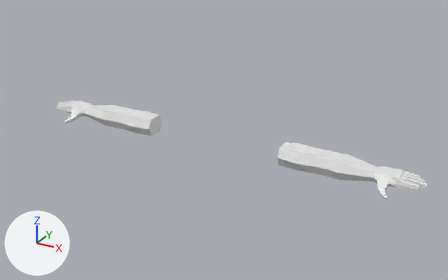
Before and after pictures for a commit that changed the Blender file Assets/Blender Lib/Animation/Weapons/FPWeaponSwitch.blend.
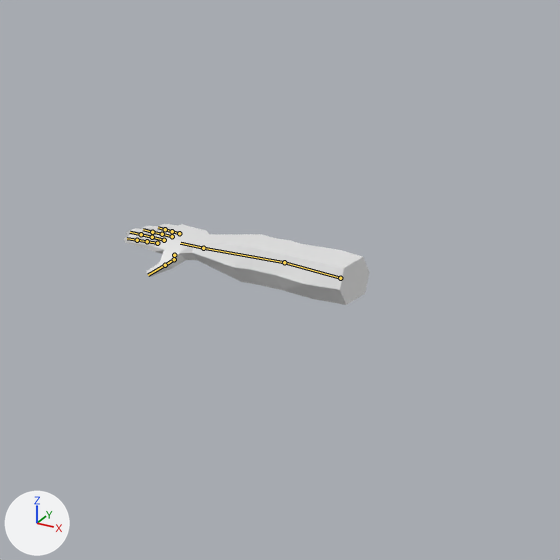
Each version appears first whole from a camera (50 mm lens) standing at (1.76, -3.09, 1.58) and looking at (0.15, -0.17, 0.12), and next in a close-up on the part from 0% to 55% of the width and 1% to 89% of the height. The axes (+X, +Y, +Z) are drawn at lower left. The lights are the same throughout. The bones that bend it are drawn over the model as lines in the close-ups.

Names of what the first close-up shows: 'FPArms Human Mesh'.
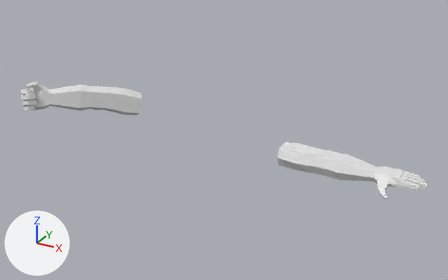
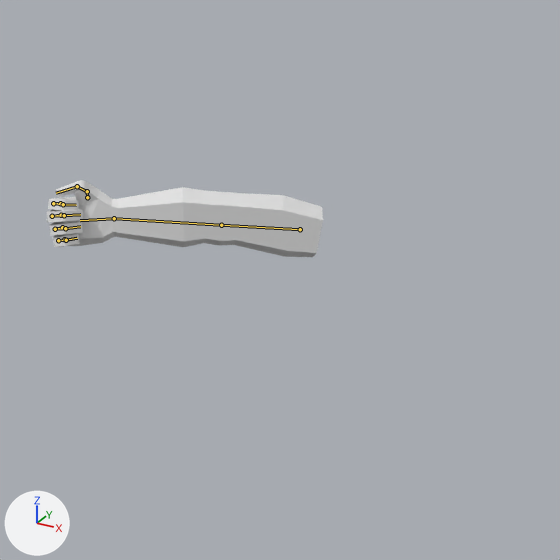
The newer file adds an action. The first version stands in its rest pose; the second is drawn at frame 3 of the action 'FPArms Human ArmatureAction.001'.

Pixel boxes [x1, y1, x2, y2] of what changed, in the close-ups (560 x 560 px):
'FPArms Human Mesh', posed
    before: [124, 224, 369, 305]
    after: [46, 180, 323, 257]
bone 'Upper Arm.R', root to tip
    before: (340, 278) to (284, 262)
    after: (300, 229) to (221, 225)
bone 'Palm.R', root to tip
    before: (203, 248) to (180, 243)
    after: (114, 218) to (80, 220)
bone 'Pinky Finger.000.R', root to tip
    before: (179, 233) to (172, 231)
    after: (64, 239) to (58, 240)
bone 'Pinky Finger.001.R', root to tip
    before: (172, 231) to (165, 229)
    after: (58, 240) to (66, 240)
bone 'Pinky Finger.002.R', root to tip
    before: (165, 229) to (158, 227)
    after: (66, 240) to (77, 238)
bone 'Ring Finger.000.R', root to tip
    before: (172, 236) to (162, 234)
    after: (62, 227) to (55, 229)
bone 'Ring Finger.001.R', root to tip
    before: (162, 234) to (152, 232)
    after: (55, 229) to (65, 228)
bone 'Ring Finger.002.R', root to tip
    before: (152, 232) to (143, 229)
    after: (65, 228) to (80, 226)
bone 'Middle Finger.000.R', root to tip
    before: (164, 240) to (152, 237)
    after: (61, 215) to (52, 216)
bone 'Middle Finger.001.R', root to tip
    before: (152, 237) to (141, 234)
    after: (52, 216) to (64, 215)
bone 'Middle Finger.002.R', root to tip
    before: (141, 234) to (130, 232)
    after: (64, 215) to (80, 214)
bone 'Pointer Finger.000.R', root to tip
    before: (157, 243) to (147, 241)
    after: (60, 203) to (53, 203)
bone 'Pointer Finger.001.R', root to tip
    before: (147, 241) to (137, 240)
    after: (53, 203) to (63, 204)
bone 'Pointer Finger.002.R', root to tip
    before: (137, 240) to (127, 238)
    after: (63, 204) to (76, 205)
bone 'Thumb Finger.000.R', root to tip
    before: (174, 255) to (174, 259)
    after: (87, 197) to (87, 191)
bone 'Thumb Finger.001.R', root to tip
    before: (174, 259) to (165, 265)
    after: (87, 191) to (77, 186)
bone 'Thumb Finger.002.R', root to tip
    before: (165, 265) to (148, 275)
    after: (77, 186) to (56, 193)

The change in detail:
Bone 'Upper Arm.R' (bone_upper_arm_r) moves from (0.0, 0.0, 0.0) to (0.155, 0.081, 0.07).
Bone 'Palm.R' (bone_palm_r) turns from (0, 0, 0) to (13, 10, -9) degrees about its own x, y and z.
Bone 'Pinky Finger.000.R' (bone_pinky_finger_000_r) turns from (0, 0, 0) to (0, 0, 69) degrees about its own x, y and z.
Bone 'Pinky Finger.001.R' (bone_pinky_finger_001_r) turns from (0, 0, 0) to (0, 0, 69) degrees about its own x, y and z.
Bone 'Pinky Finger.002.R' (bone_pinky_finger_002_r) turns from (0, 0, 0) to (0, 0, 69) degrees about its own x, y and z.
Bone 'Ring Finger.000.R' (bone_ring_finger_000_r) turns from (0, 0, 0) to (0, 0, 69) degrees about its own x, y and z.
Bone 'Ring Finger.001.R' (bone_ring_finger_001_r) turns from (0, 0, 0) to (0, 0, 69) degrees about its own x, y and z.
Bone 'Ring Finger.002.R' (bone_ring_finger_002_r) turns from (0, 0, 0) to (0, 0, 69) degrees about its own x, y and z.
Bone 'Middle Finger.000.R' (bone_middle_finger_000_r) turns from (0, 0, 0) to (0, 0, 69) degrees about its own x, y and z.
Bone 'Middle Finger.001.R' (bone_middle_finger_001_r) turns from (0, 0, 0) to (0, 0, 69) degrees about its own x, y and z.
Bone 'Middle Finger.002.R' (bone_middle_finger_002_r) turns from (0, 0, 0) to (0, 0, 69) degrees about its own x, y and z.
Bone 'Pointer Finger.000.R' (bone_pointer_finger_000_r) turns from (0, 0, 0) to (0, 0, 69) degrees about its own x, y and z.
Bone 'Pointer Finger.001.R' (bone_pointer_finger_001_r) turns from (0, 0, 0) to (0, 0, 69) degrees about its own x, y and z.
Bone 'Pointer Finger.002.R' (bone_pointer_finger_002_r) turns from (0, 0, 0) to (0, 0, 69) degrees about its own x, y and z.
Bone 'Thumb Finger.000.R' (bone_thumb_finger_000_r) turns from (0, 0, 0) to (-18, -6, -18) degrees about its own x, y and z.
Bone 'Thumb Finger.001.R' (bone_thumb_finger_001_r) turns from (0, 0, 0) to (-4, -14, 18) degrees about its own x, y and z.
Bone 'Thumb Finger.002.R' (bone_thumb_finger_002_r) turns from (0, 0, 0) to (-43, 0, 0) degrees about its own x, y and z.
Bone 'IK Arm Pole.R' (bone_ik_arm_pole_r) moves from (0.0, 0.0, 0.0) to (-0.644, -0.122, -0.415).
Bone 'IK Arm Target.R' (bone_ik_arm_target_r) moves from (0.0, 0.0, 0.0) to (0.231, -0.047, 0.401).
Bone 'IK Arm Target.R' (bone_ik_arm_target_r) turns from (0, 0, 0) to (40, 0, 0) degrees about its own x, y and z.
